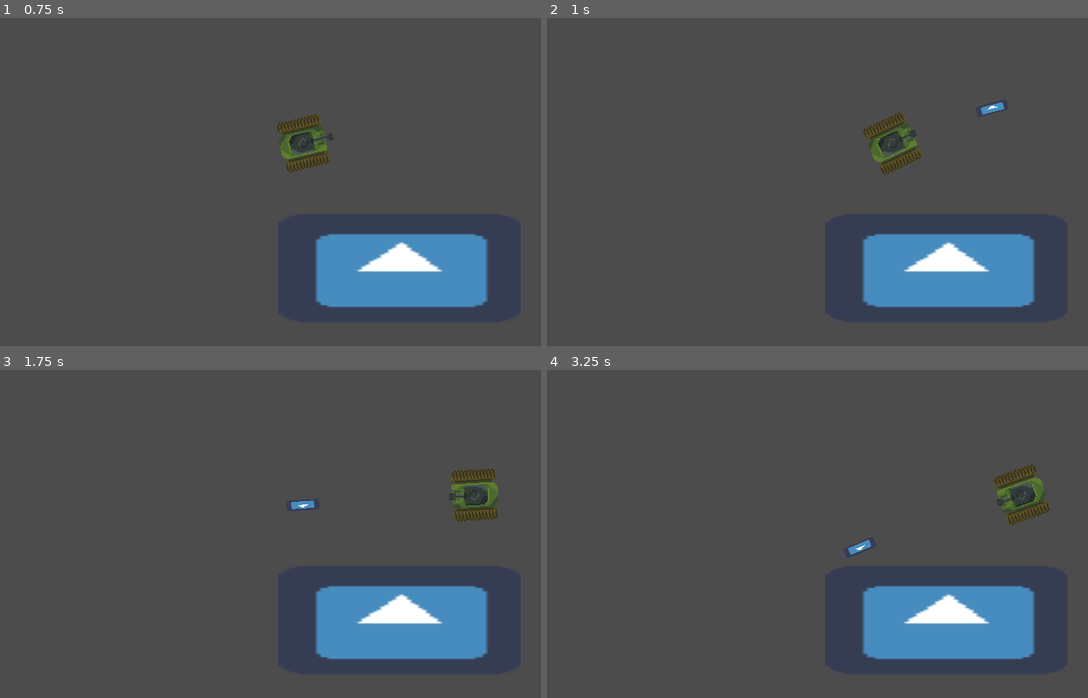
Above: before the commit, frames 1-4 (two rows, left to right).
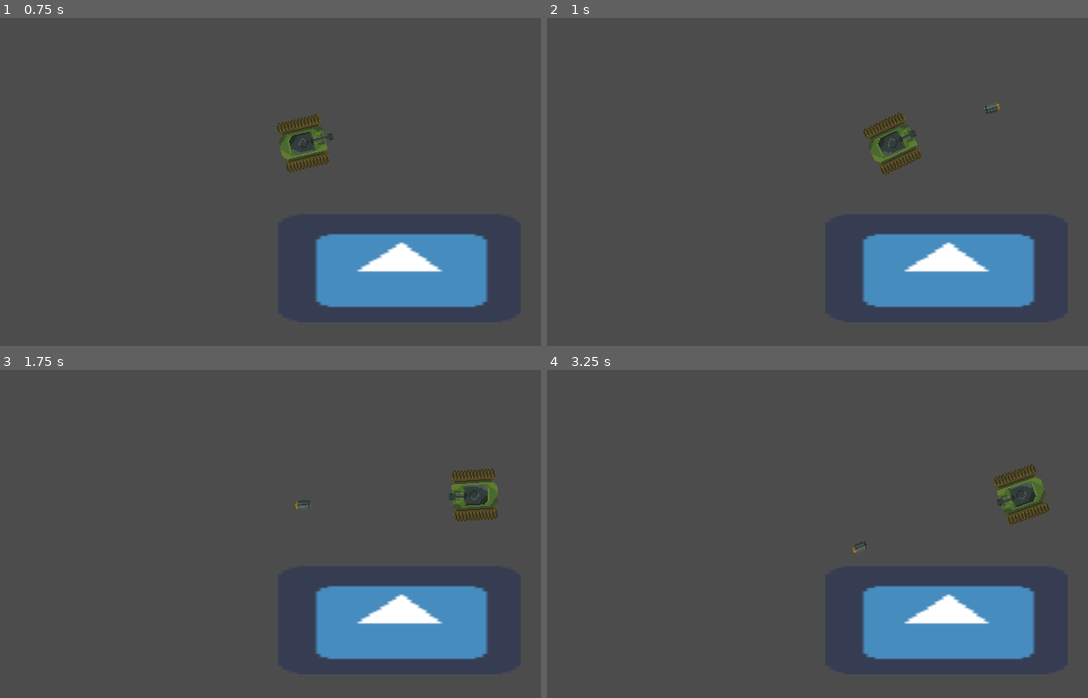
Above: after the commit, the same moments.

Repository: fintanneff/GodotWithGit
Game: Godot game, scene res://TopDownDemo/TopDownShootyDemo.tscn
Two runs of this game, one before a commit and one after it. Both use one fixed random seed, a clock stepped at 60 frames per second and the inputs below. The engine's default icon, where the game draws it, is replaced by a stand-in: a white triangle on a blue panel in a dark square.
Inputs (mouse positions are in pixels of both pictures, inside the frame that each line leads up to):
- Up to frame 1 (0.75 s): tap Enter at 0.5 s; move the mouse to (389, 122) at 0.52 s; hold Right (ui_right) from 0.53 s (still down)
- Up to frame 2 (1 s): keep holding Right (ui_right); tap Space (ui_select) at 0.77 s
- Up to frame 3 (1.75 s): keep holding Right (ui_right); move the mouse to (162, 514) at 1.27 s; tap Space (ui_select) at 1.52 s
- Up to frame 4 (3.25 s): move the mouse to (871, 406) at 2.02 s; release Right (ui_right) at 2.03 s; hold Left (ui_left) 2.03-2.78 s; move the mouse to (790, 576) at 2.77 s; hold Right (ui_right) from 2.78 s (still down); tap Space (ui_select) at 3.02 s

Frame 1 is identical in both runs. In frame 2, 0.1% of the frame differs, in the area x 80-85%, y 25-30%; in frame 3, 0.1%, in the area x 53-59%, y 39-43%; in frame 4, 0.1%.

Commit message:
Bullet sprite added

Diff:
--- a/TopDownDemo/Player/Bullet.tscn
+++ b/TopDownDemo/Player/Bullet.tscn
@@ -1,19 +1,20 @@
 [gd_scene load_steps=4 format=2]
 
 [ext_resource path="res://TopDownDemo/Player/Bullet.gd" type="Script" id=1]
-[ext_resource path="res://TopDownDemo/icon.png" type="Texture" id=2]
+[ext_resource path="res://TopDownDemo/Player/Bullet Boi.png" type="Texture" id=2]
 
 [sub_resource type="RectangleShape2D" id=1]
-extents = Vector2( 9.42307, 2.85518 )
+extents = Vector2( 4.55514, 2.85518 )
 
 [node name="Bullet" type="Area2D"]
 script = ExtResource( 1 )
 
 [node name="icon" type="Sprite" parent="."]
-scale = Vector2( 0.3, 0.1 )
+scale = Vector2( 0.7, 0.7 )
 z_index = -5
 texture = ExtResource( 2 )
 
 [node name="CollisionShape2D" type="CollisionShape2D" parent="."]
+position = Vector2( 0, -0.0140308 )
 shape = SubResource( 1 )
 [connection signal="area_entered" from="." to="." method="_on_Bullet_area_entered"]
Binary file added: TopDownDemo/Player/Bullet Boi.png
Not shown, added: TopDownDemo/Player/Bullet Boi.png.import
